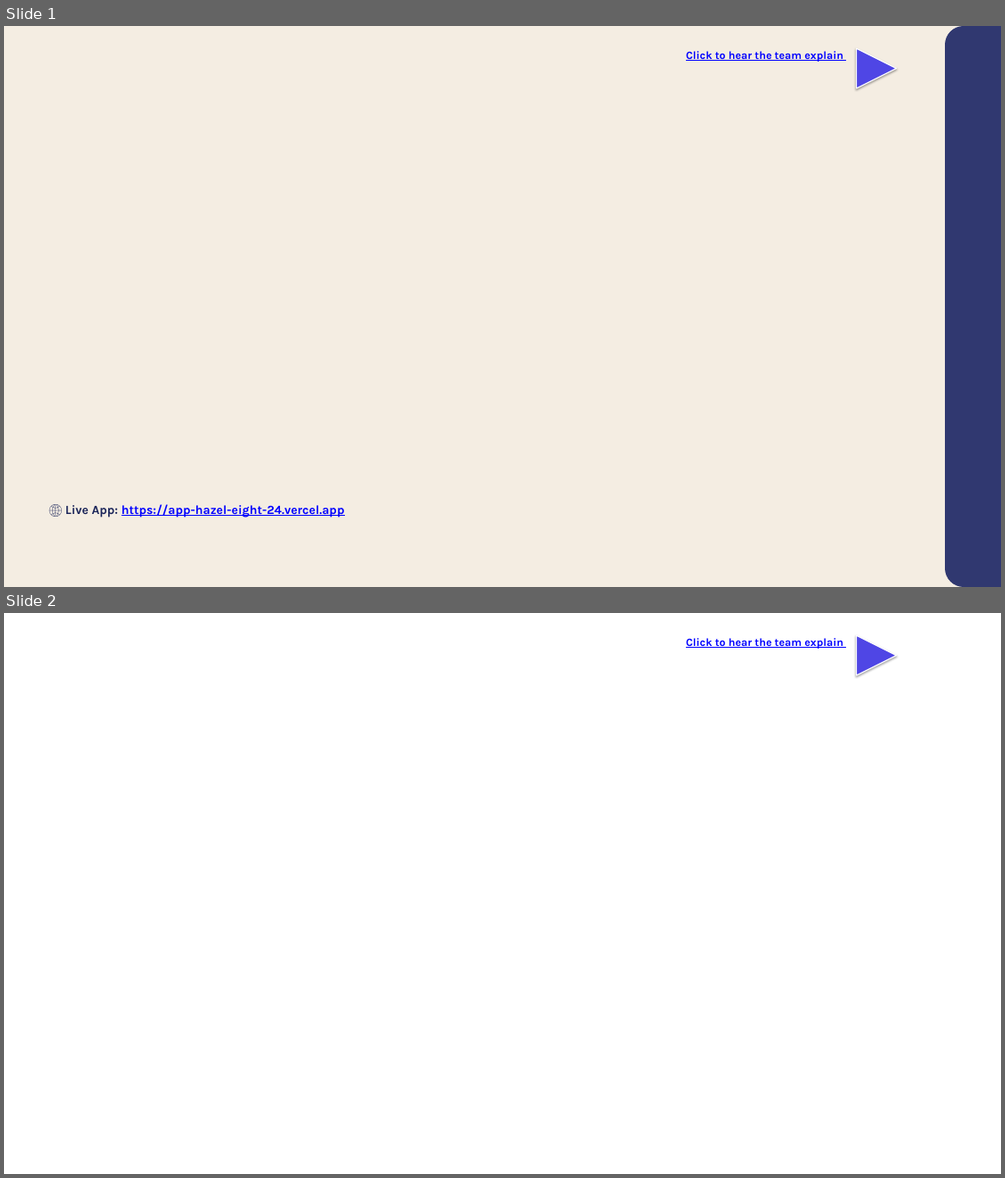
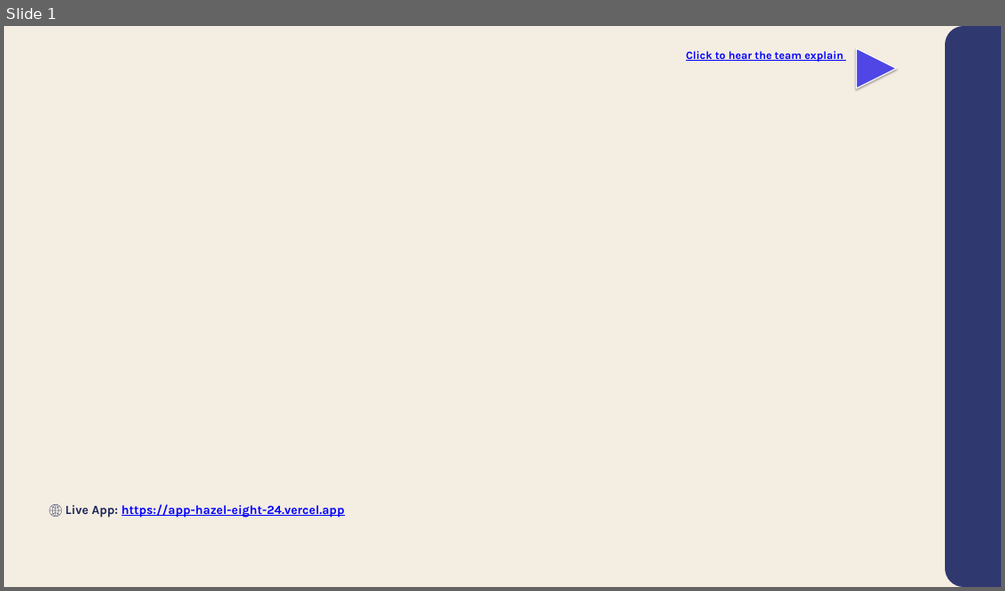
Before and after one commit to preenithi-15/abhaya, a slide deck: hackbros.pptx. Shown one above the other, each under a label of ours: slides 1 and 2 before the commit, slide 1 after it. The pictures are 1005x1178 and 1005x591 pixels, drawn with LibreOffice and Linux fonts; fonts in the diff are those of the drawing; background and template pictures are left out. Boxes give left, top, right and bottom in pixels: in the first picture for what was removed or moved away, otherwise in the second. Text is boxed around its words. In the diff, an @@ line names an element or a change of style, - is before the commit and + after.

Commit message:
Fix audio mapping: remove from contents slide 2, start audio 2 on problem slide 3

```diff
--- a/hackbros.pptx
+++ b/hackbros.pptx
@@ slide 2 removed at <box>4,613,1001,1174</box>, background picture (left out) @@
@@ text removed at <box>686,638,843,649</box> @@
-Click to hear the team explain
@@ triangle removed at <box>857,635,896,675</box> @@
```
Also in this commit, not shown: 1 slide changed, 1 slide added, 1 other file.
